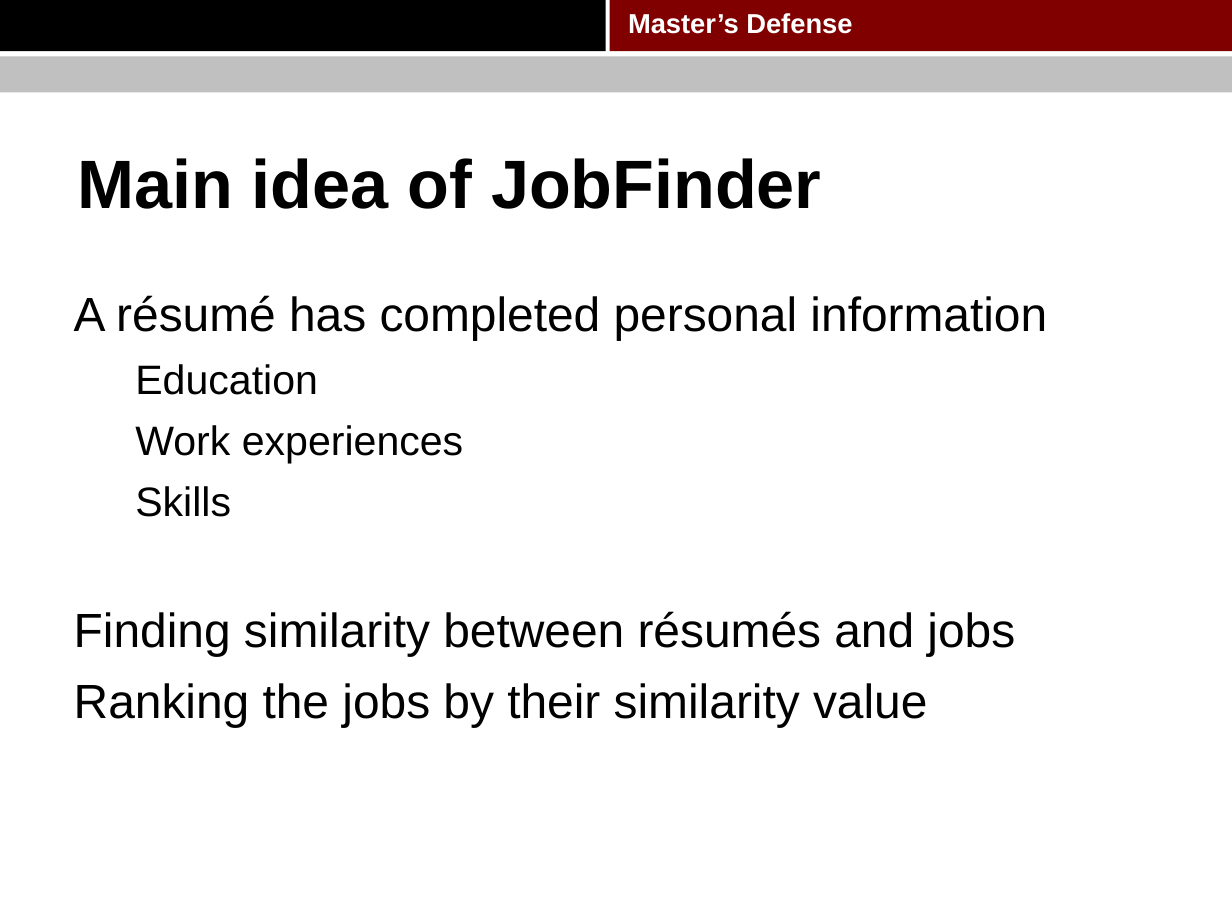
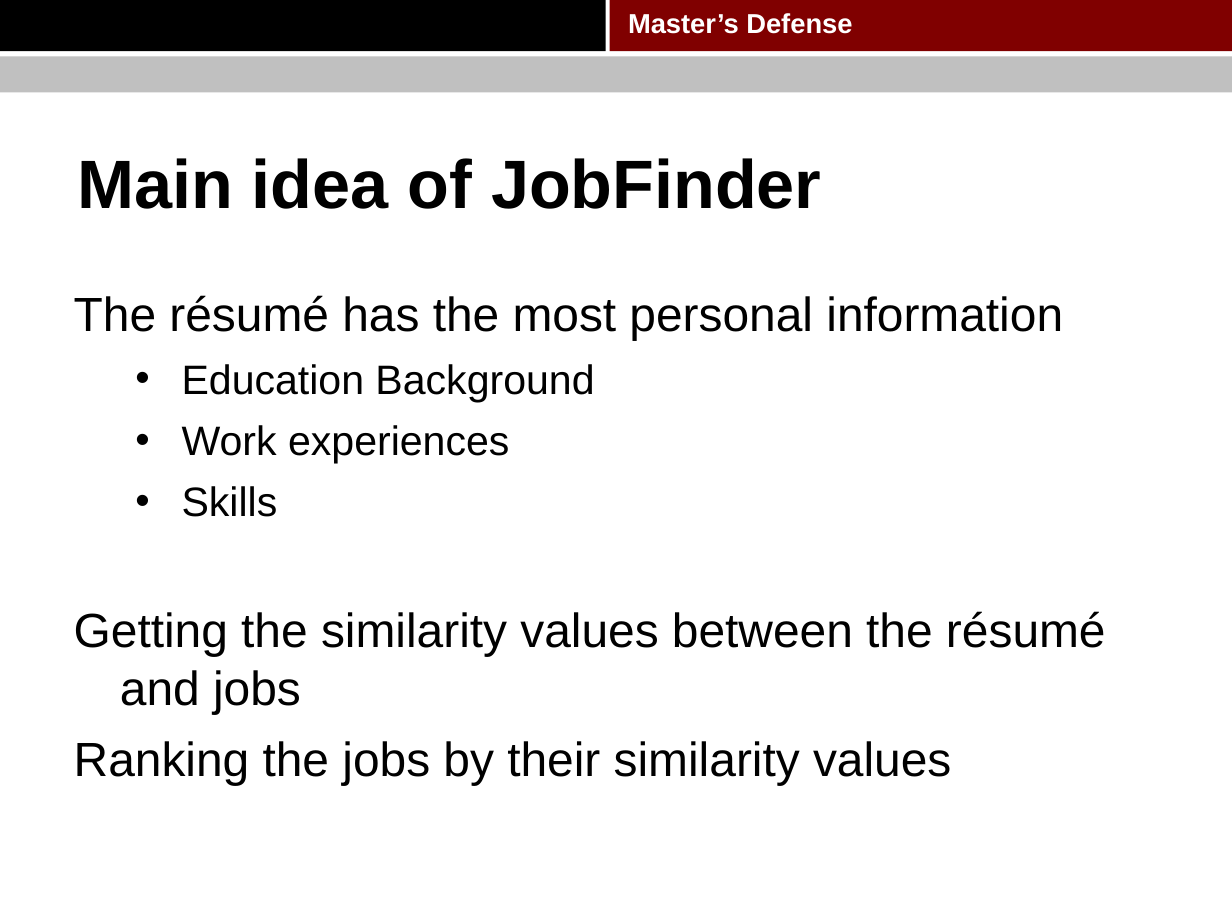
Before and after one commit to pkushiqiang/thesis, a slide deck: slide 5 of media/Master's thesis.pptx. Drawn at 1232x924 pixels with LibreOffice and Linux fonts; fonts in the diff are those of the drawing; background and template pictures are left out. Boxes give left, top, right and bottom in pixels: in the first picture for what was removed or moved away, otherwise in the second. Text is boxed around its words. In the diff, an @@ line names an element or a change of style, - is before the commit and + after.

```diff
--- a/media/Master's thesis.pptx
+++ b/media/Master's thesis.pptx
@@ text at (74, 295, 1063, 402): text changed @@
-A résumé has completed personal information
-  Education
+The résumé has the most personal information
+  • Education Background
@@ text at (182, 425, 509, 517): bullet none to • @@
@@ text at (74, 611, 1106, 785): text changed @@
-Finding similarity between résumés and jobs
-Ranking the jobs by their similarity value
+Getting the similarity values between the résumé and jobs
+Ranking the jobs by their similarity values
```
Also in this commit, not shown: 38 other slides changed, 6 slides added, 2 slides removed.
